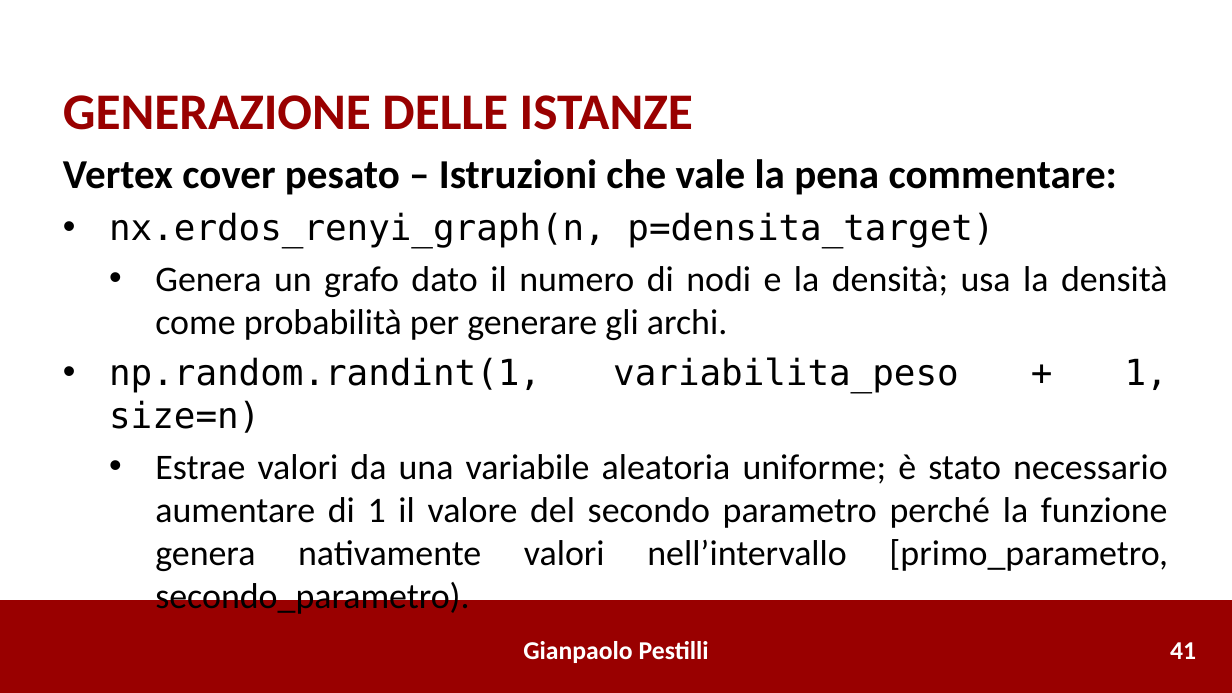
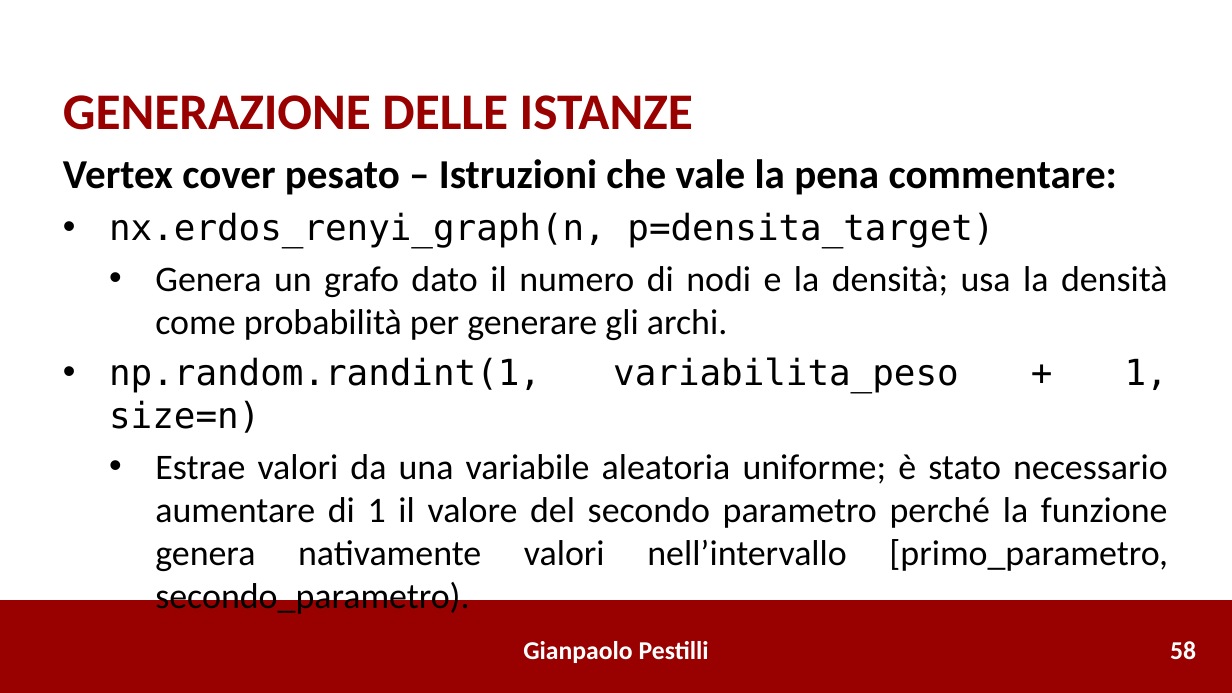
Before and after one commit to gianpaolo-pestilli/amod_project, a slide deck: slide 60 of Risultati_0386492.pptx. Drawn at 1232x693 pixels with LibreOffice and Linux fonts; fonts in the diff are those of the drawing. Boxes give left, top, right and bottom in pixels: in the first picture for what was removed or moved away, otherwise in the second. Text is boxed around its words. In the diff, an @@ line names an element or a change of style, - is before the commit and + after.

```diff
--- a/Risultati_0386492.pptx
+++ b/Risultati_0386492.pptx
@@ text at [1170, 641, 1196, 660]: text changed @@
-41
+58
```
Also in this commit, not shown: 14 other slides changed, 3 slides added.
